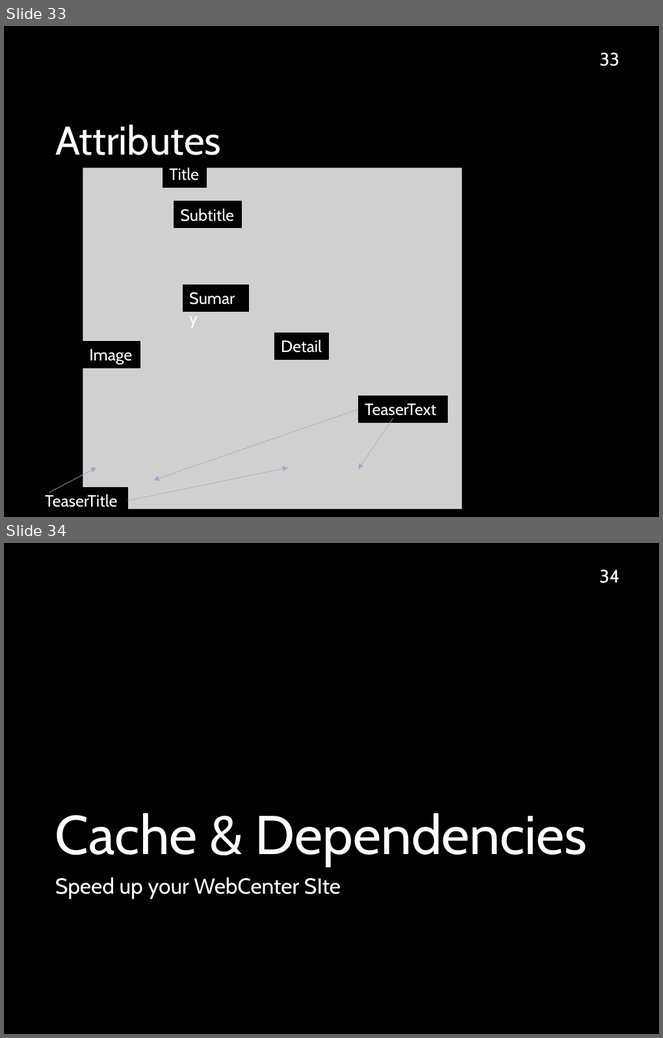
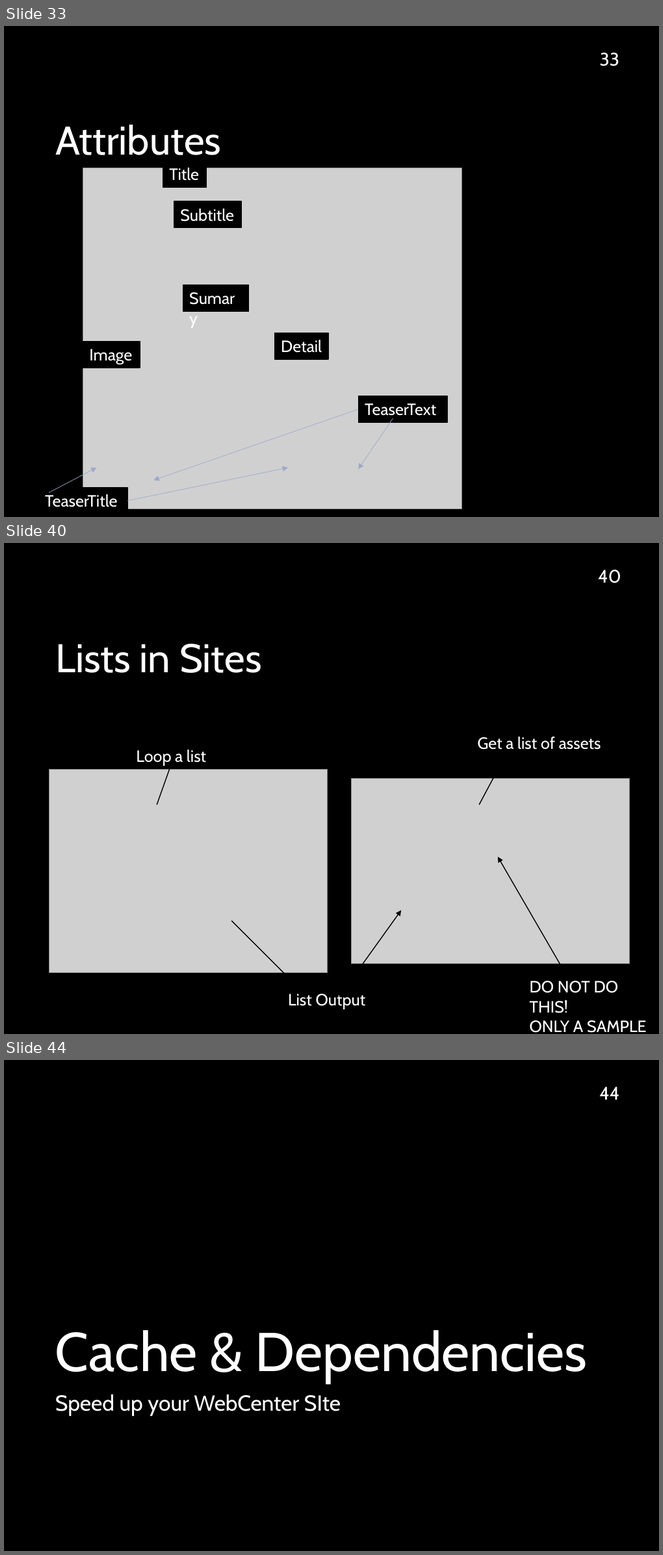
Before and after one commit to sciabarra/AgileSites3, a slide deck: docs/WebCenterSites11gIntroduction.pptx. Shown one above the other, each under a label of ours: slides 33 and 34 before the commit, slides 33, 40 and 44 after it; the slides between them are not shown. The pictures are 663x1038 and 663x1555 pixels, drawn with LibreOffice and Linux fonts; fonts in the diff are those of the drawing; grey boxes stand for pictures; background and template pictures are left out. Boxes give left, top, right and bottom in pixels: in the first picture for what was removed or moved away, otherwise in the second. Text is boxed around its words. In the diff, an @@ line names an element or a change of style, - is before the commit and + after.

```diff
--- a/docs/WebCenterSites11gIntroduction.pptx
+++ b/docs/WebCenterSites11gIntroduction.pptx
@@ slide 40 added at (x1=4, y1=543, x2=659, y2=1034), background picture (left out) @@
@@ page number added at (x1=598, y1=570, x2=622, y2=583), 20 pt, text #FFFFFF @@
+40
@@ title added at (x1=55, y1=644, x2=261, y2=673), 44 pt, text #FFFFFF @@
+Lists in Sites
@@ text added at (x1=478, y1=737, x2=601, y2=750), 18 pt, text #FFFFFF @@
+Get a list of assets
@@ text added at (x1=136, y1=750, x2=206, y2=766), 18 pt, text #FFFFFF @@
+Loop a list
@@ line added from (505, 756) to (479, 805), #000000 1 pt @@
@@ picture added at (x1=50, y1=769, x2=328, y2=973) @@
@@ line added from (172, 763) to (157, 805), #000000 1 pt @@
@@ picture added at (x1=351, y1=779, x2=630, y2=964) @@
@@ arrow added from (566, 974) to (498, 857), #000000 1 pt @@
@@ arrow added from (339, 997) to (401, 910), #000000 1 pt @@
@@ line added from (232, 921) to (297, 986), #000000 1 pt @@
@@ text added at (x1=530, y1=981, x2=647, y2=1033), 18 pt, text #FFFFFF @@
+DO NOT DO THIS!
+ONLY A SAMPLE
@@ text added at (x1=288, y1=994, x2=366, y2=1010), 18 pt, text #FFFFFF @@
+List Output
@@ what was slide 34 is now slide 44 @@
@@ page number at (x1=599, y1=1087, x2=620, y2=1100): text changed @@
-34
+44
```
Also in this commit, not shown: 9 other slides added, 14 other files.
